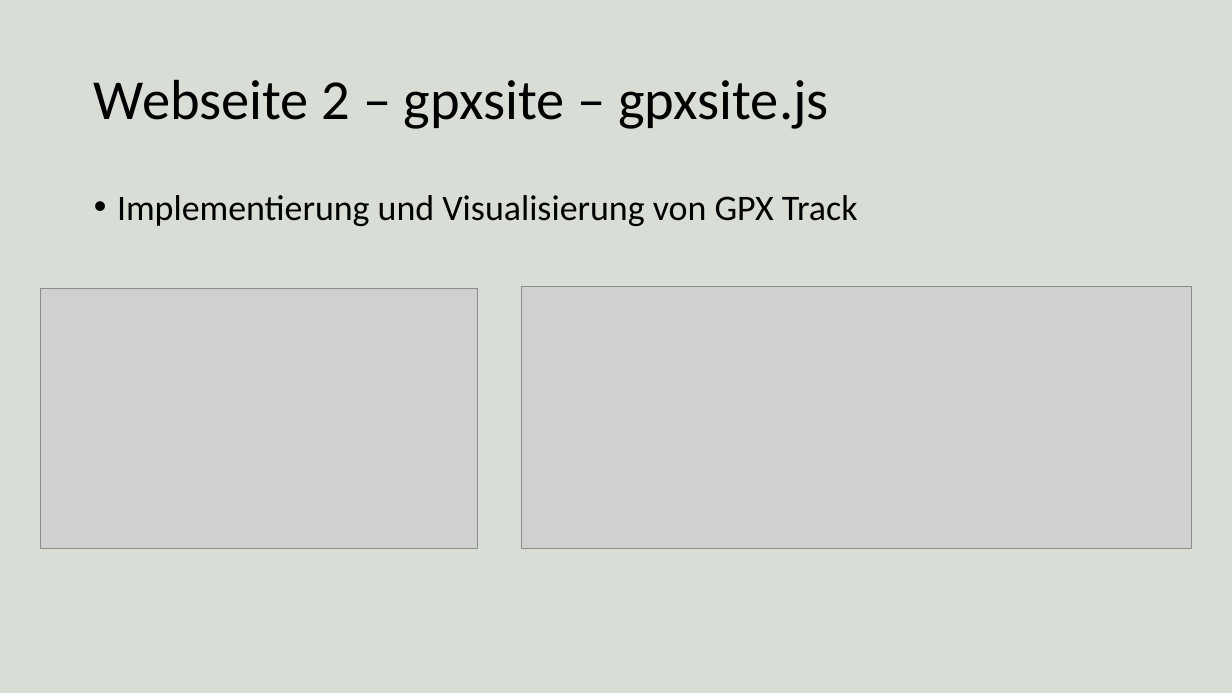
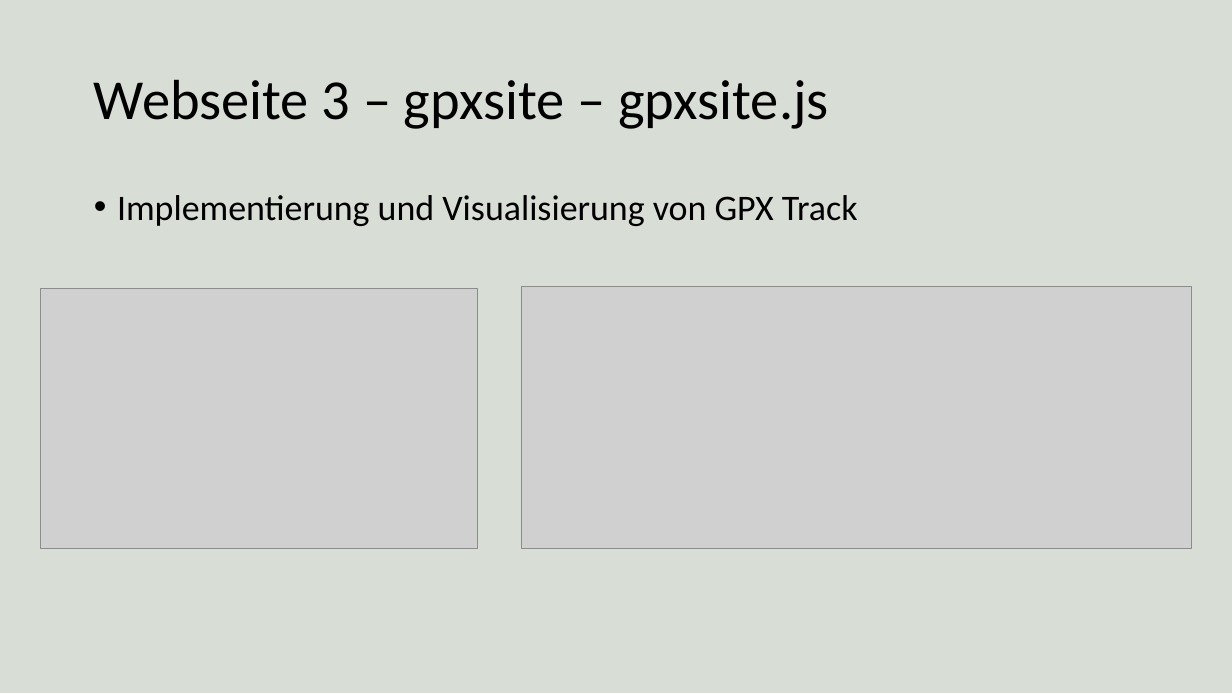
Before and after one commit to MoTouLaTirol/MoTouLaTirol.github.io, a slide deck: slide 16 of folien.pptx (slide 11 before the commit). Drawn at 1232x693 pixels with LibreOffice and Linux fonts; fonts in the diff are those of the drawing; grey boxes stand for pictures. Boxes give left, top, right and bottom in pixels: in the first picture for what was removed or moved away, otherwise in the second. Text is boxed around its words. In the diff, an @@ line names an element or a change of style, - is before the commit and + after.

```diff
--- a/folien.pptx
+++ b/folien.pptx
@@ title at box(94, 79, 828, 129): text changed @@
-Webseite 2 – gpxsite – gpxsite.js
+Webseite 3 – gpxsite – gpxsite.js
```
Also in this commit, not shown: 3 other slides changed, 5 slides added.
